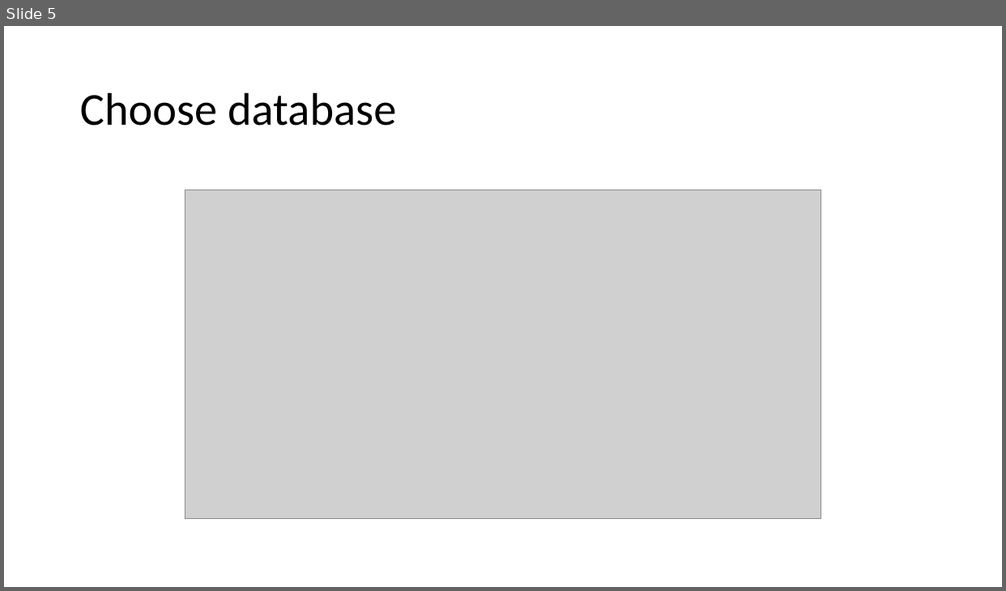
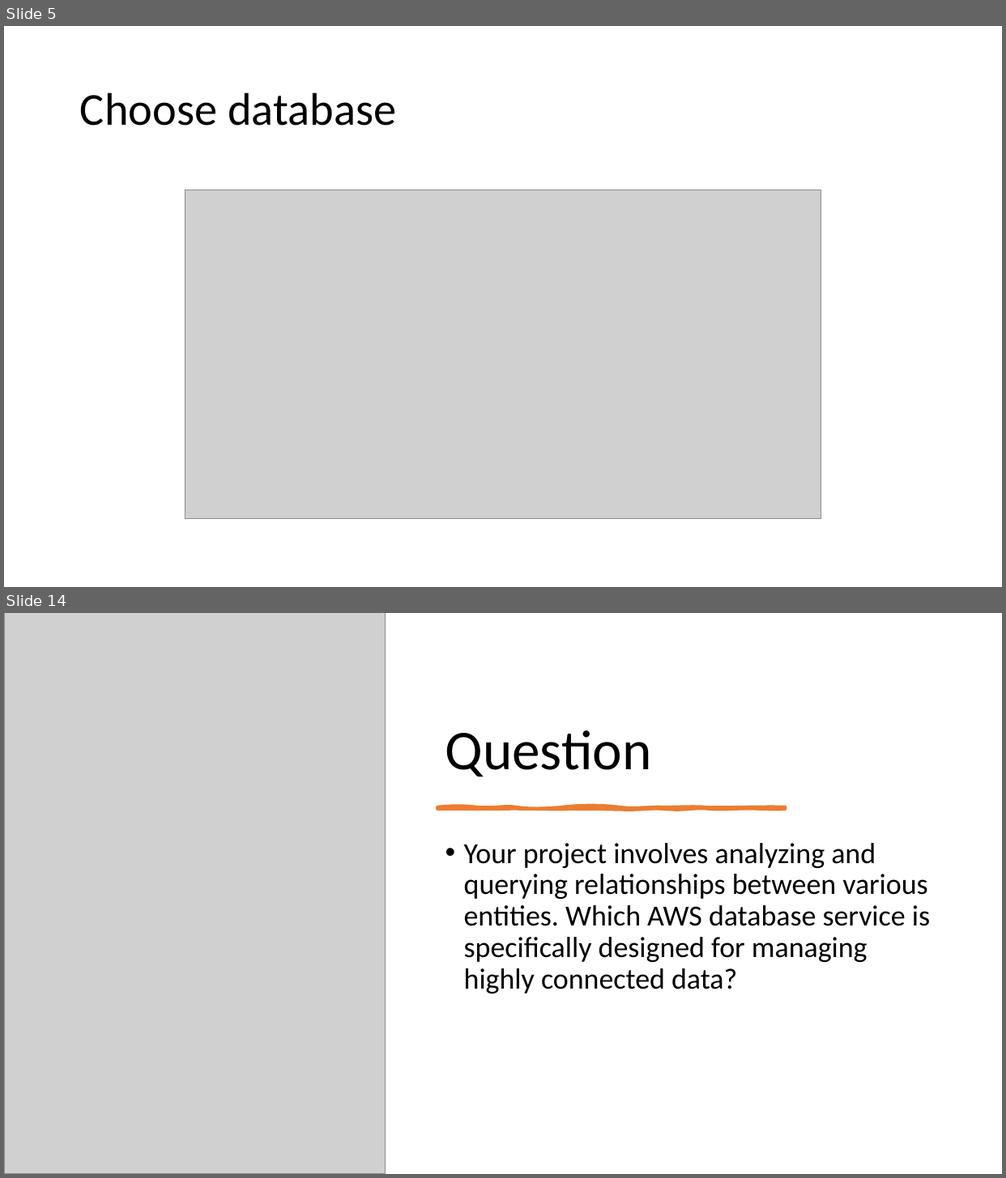
Before and after one commit to IlyaChakun/aws-iba-courses, a slide deck: lecture-materials/Databases/comparison/comparison.pptx. Shown one above the other, each under a label of ours: slide 5 before the commit, slides 5 and 14 after it; the slides between them are not shown. The pictures are 1006x591 and 1006x1178 pixels, drawn with LibreOffice and Linux fonts; fonts in the diff are those of the drawing; grey boxes stand for pictures. Boxes give left, top, right and bottom in pixels: in the first picture for what was removed or moved away, otherwise in the second. Text is boxed around its words. In the diff, an @@ line names an element or a change of style, - is before the commit and + after.

```diff
--- a/lecture-materials/Databases/comparison/comparison.pptx
+++ b/lecture-materials/Databases/comparison/comparison.pptx
@@ slide 14 added at <box>4,613,1002,1174</box>, background #FFFFFF @@
@@ picture added at <box>4,613,385,1174</box> @@
@@ title added at <box>445,730,652,777</box>, 54 pt, text #000000 @@
+Question
@@ freeform shape added at <box>437,807,785,809</box>, fill #ED7D31, outline #ED7D31 3.5 pt @@
@@ text added at <box>464,843,930,994</box>, 28 pt, text #000000 @@
+• Your project involves analyzing and querying relationships between various entities. Which AWS database service is specifically designed for managing highly connected data?
```
Also in this commit, not shown: 13 other slides added, 6 other files.
